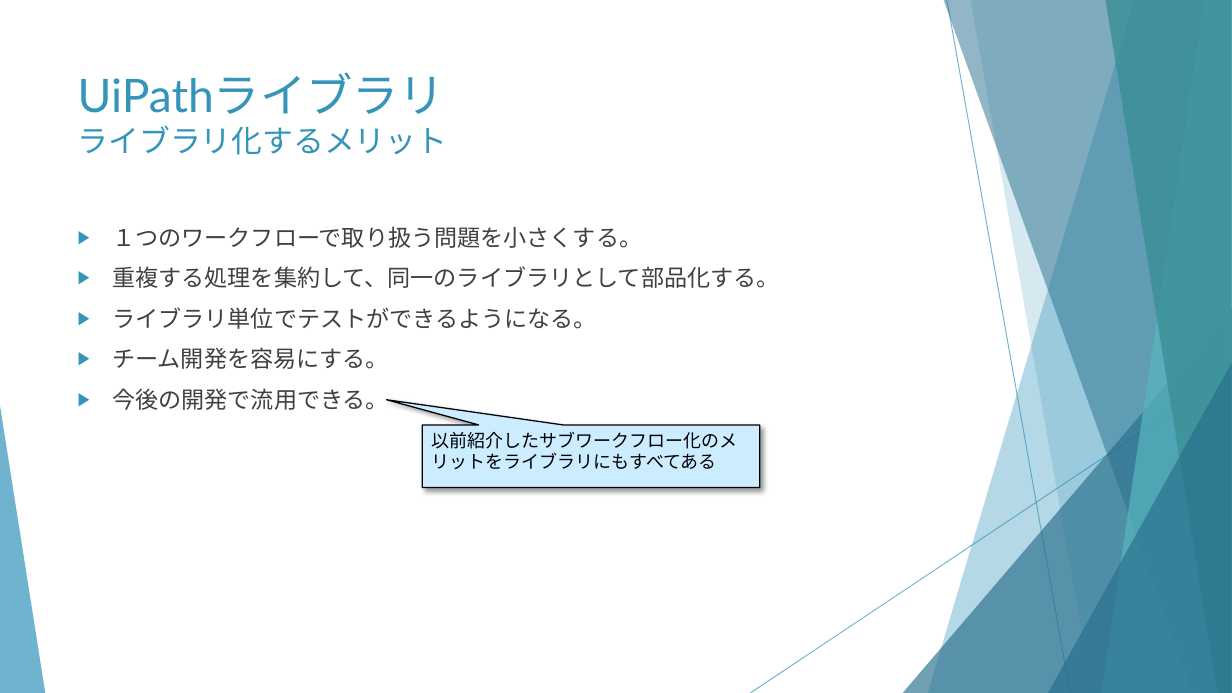
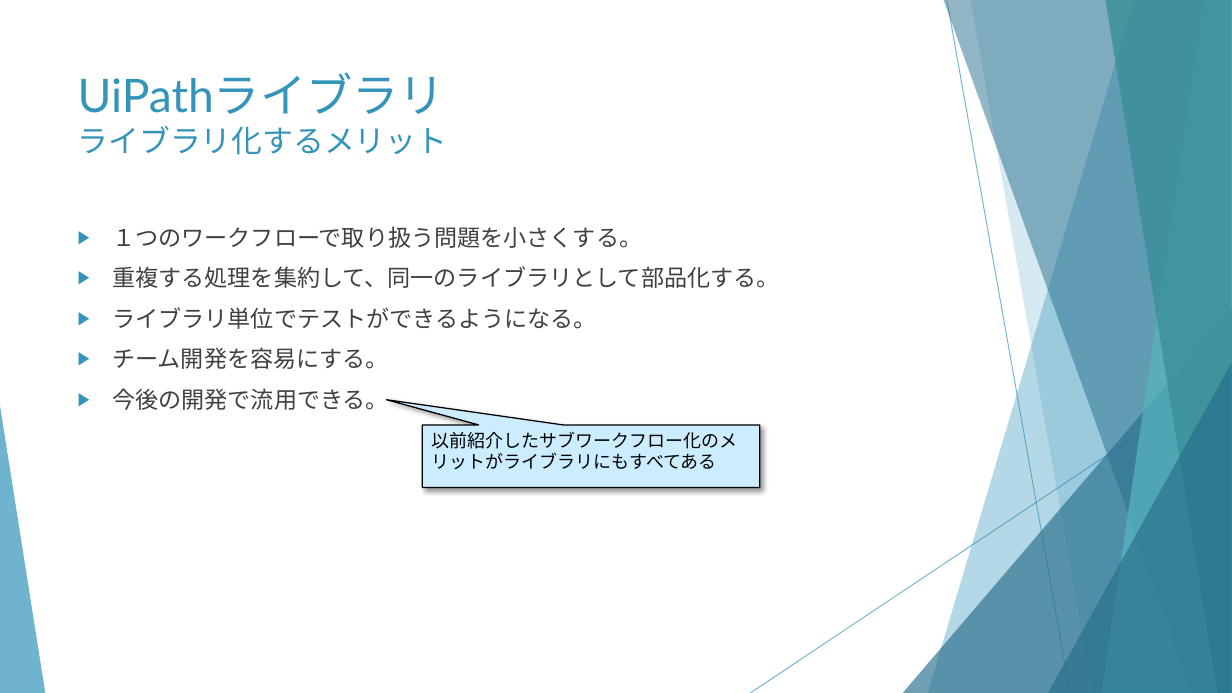
Before and after one commit to huangweijing/rpastudy, a slide deck: slide 15 of 020_RPA技術実施/第４回目：高度なUiPath機能（２）/第４回目：高度なUiPath機能（２）.pptx. Drawn at 1232x693 pixels with LibreOffice and Linux fonts; fonts in the diff are those of the drawing. Boxes give left, top, right and bottom in pixels: in the first picture for what was removed or moved away, otherwise in the second. Text is boxed around its words. In the diff, an @@ line names an element or a change of style, - is before the commit and + after.

```diff
--- a/020_RPA技術実施/第４回目：高度なUiPath機能（２）/第４回目：高度なUiPath機能（２）.pptx
+++ b/020_RPA技術実施/第４回目：高度なUiPath機能（２）/第４回目：高度なUiPath機能（２）.pptx
@@ text in speech box at bbox=[431, 431, 737, 470]: text changed @@
-以前紹介したサブワークフロー化のメリットをライブラリにもすべてある
+以前紹介したサブワークフロー化のメリットがライブラリにもすべてある
```
Also in this commit, not shown: 2 other files.
